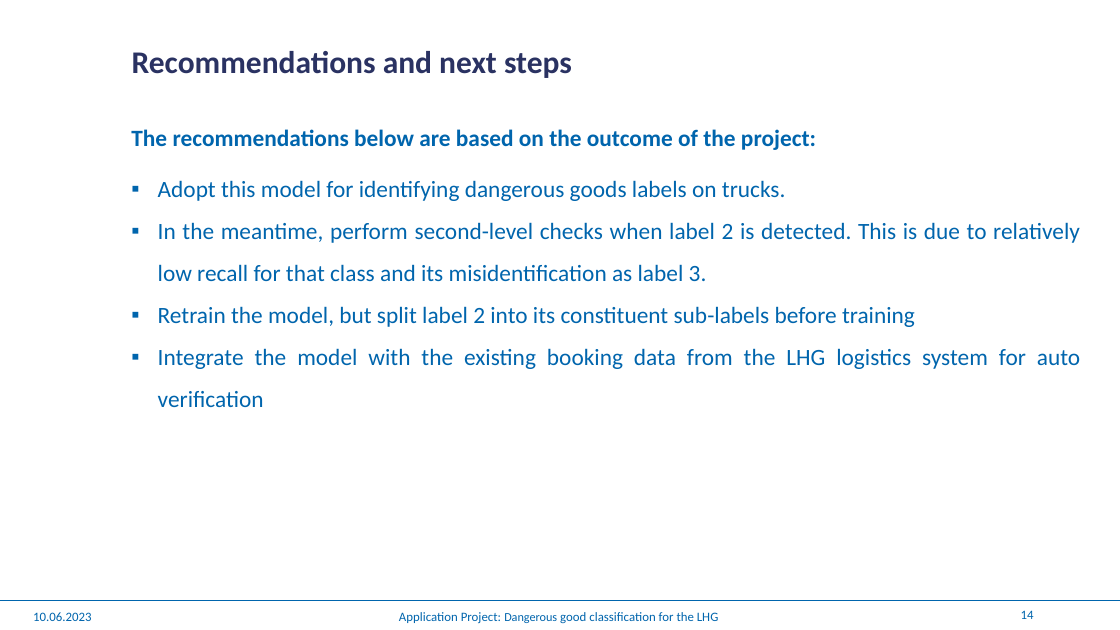
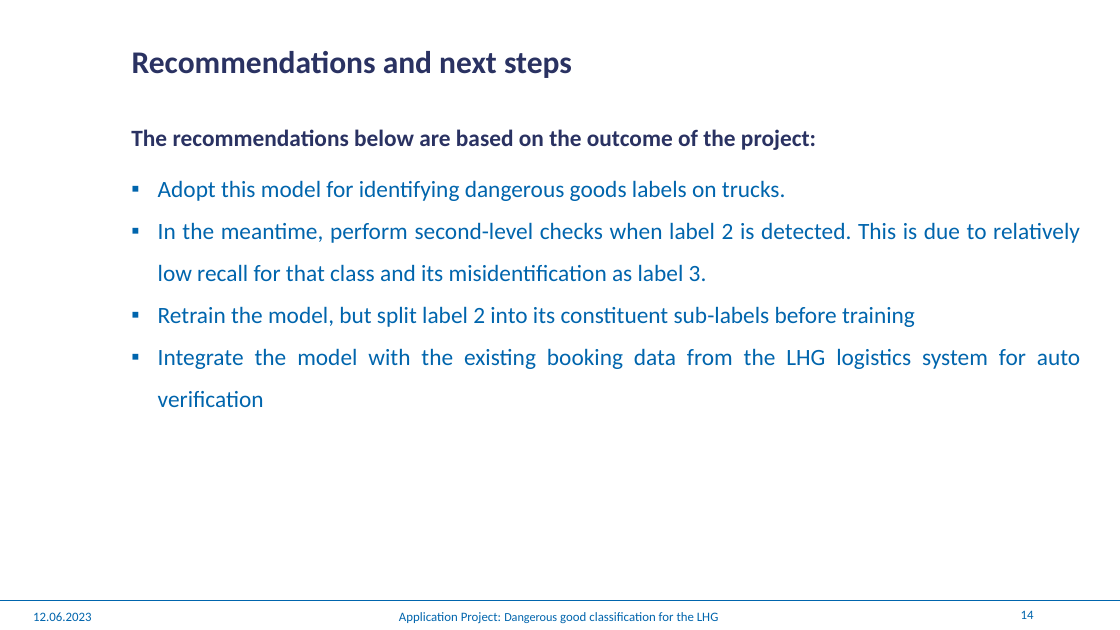
Before and after one commit to winterForestStump/application_project, a slide deck: slide 14 of Application Project.pptx. Drawn at 1120x630 pixels with LibreOffice and Linux fonts; fonts in the diff are those of the drawing; background and template pictures are left out. Boxes give left, top, right and bottom in pixels: in the first picture for what was removed or moved away, otherwise in the second. Text is boxed around its words. In the diff, an @@ line names an element or a change of style, - is before the commit and + after.

```diff
--- a/Application Project.pptx
+++ b/Application Project.pptx
@@ text at (131, 129, 816, 150): text colour #0065AD to #2A3262 in "The recommendations below are based on the ..." @@
@@ text at (33, 612, 92, 621): text changed @@
-10.06.2023
+12.06.2023
```
Also in this commit, not shown: 13 other slides changed, 2 slides added.
